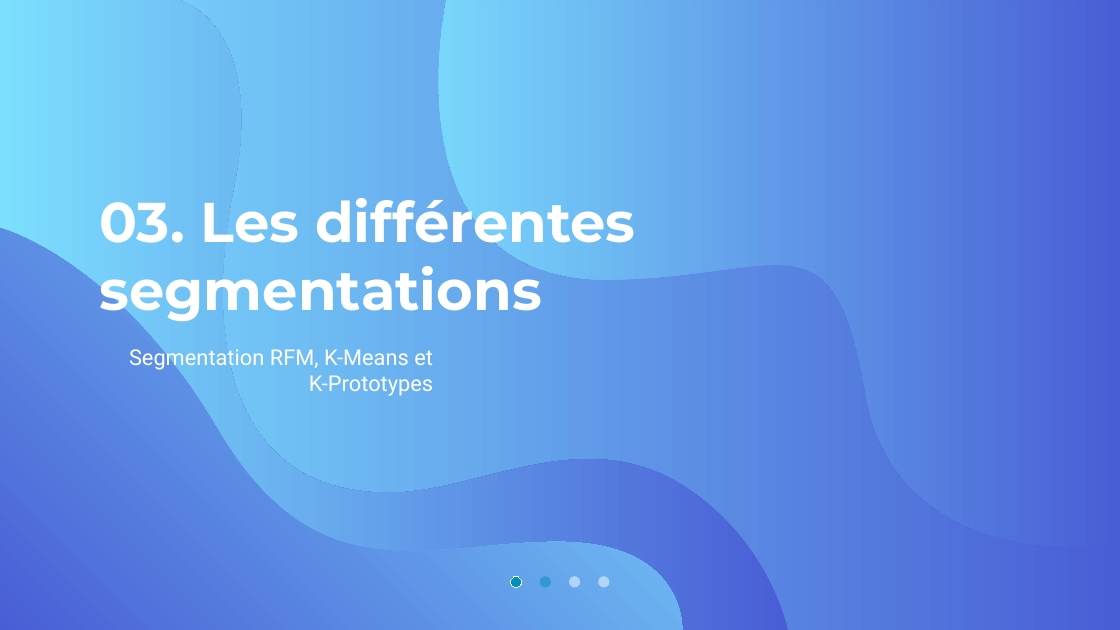
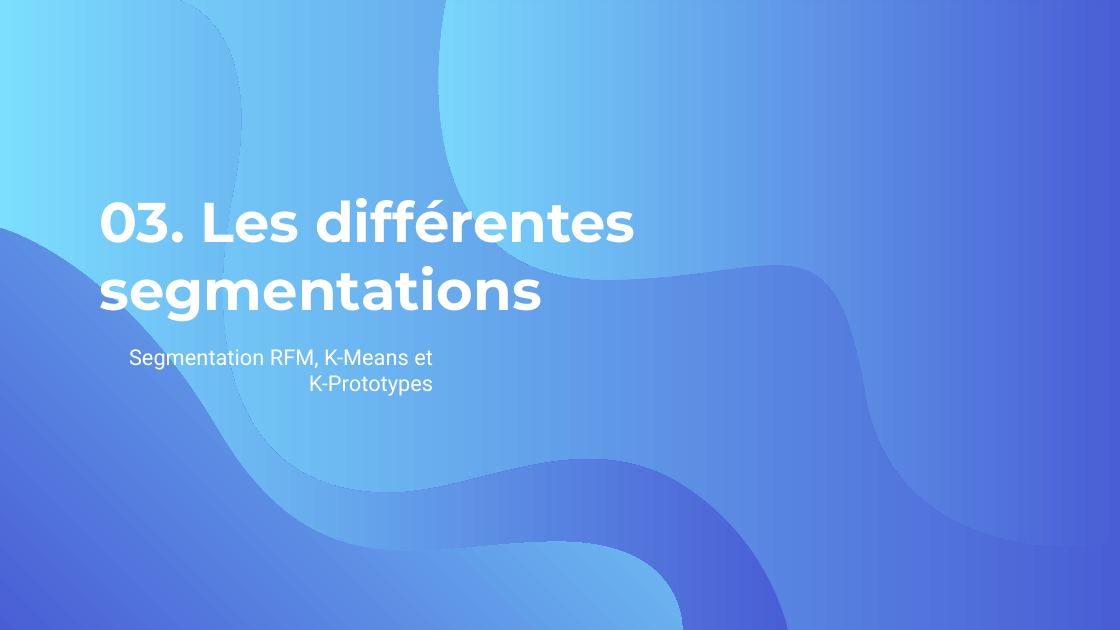
Before and after one commit to Sylvariane/segmentez_les_clients, a slide deck: slide 15 of POlist_03_presentation.pptx. Drawn at 1120x630 pixels with LibreOffice and Linux fonts; fonts in the diff are those of the drawing. Boxes give left, top, right and bottom in pixels: in the first picture for what was removed or moved away, otherwise in the second. Text is boxed around its words. In the diff, an @@ line names an element or a change of style, - is before the commit and + after.

```diff
--- a/POlist_03_presentation.pptx
+++ b/POlist_03_presentation.pptx
@@ group removed at (511, 577, 609, 588): 4 ellipses @@
```
Also in this commit, not shown: 22 other slides changed, 9 other files.
